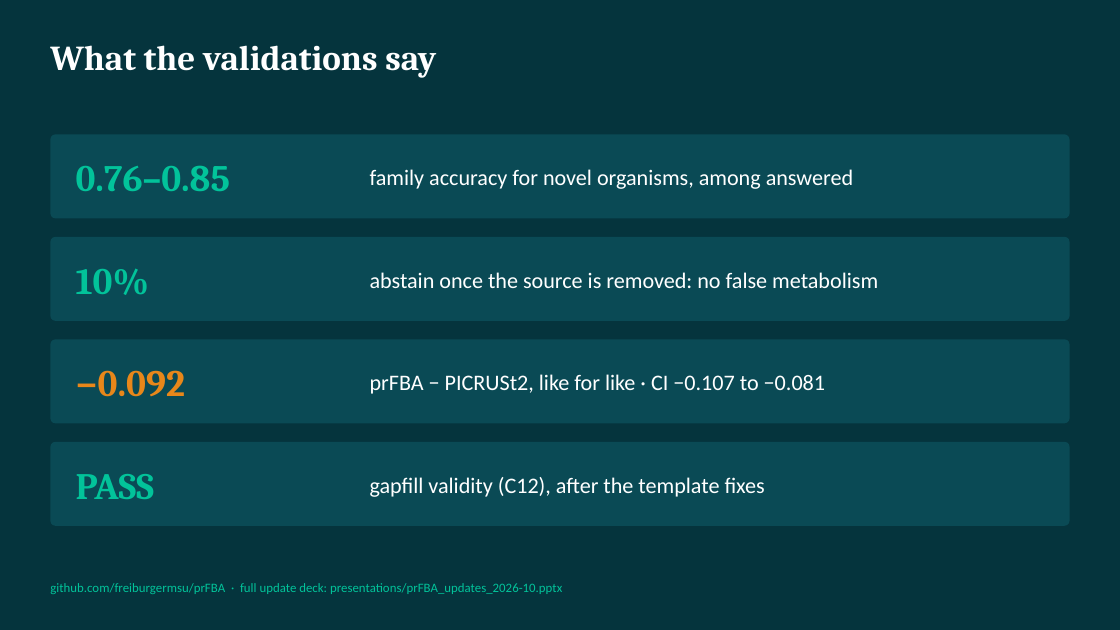
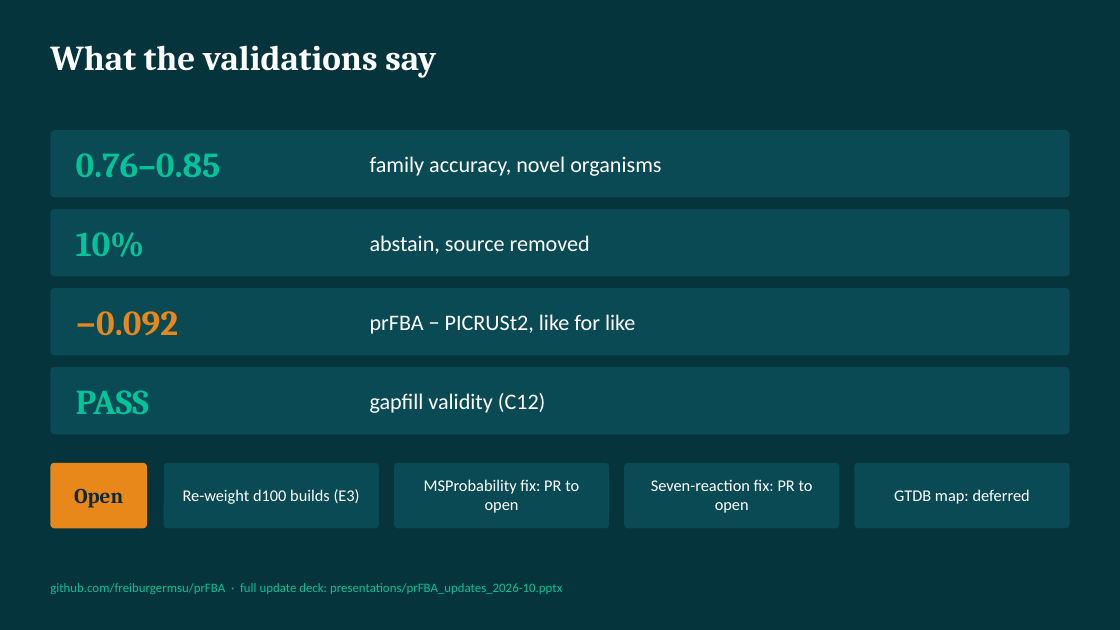
Before and after one commit to freiburgermsu/prFBA, a slide deck: slide 10 of presentations/prFBA_brief_2026-10.pptx (slide 9 before the commit). Drawn at 1120x630 pixels with LibreOffice and Linux fonts; fonts in the diff are those of the drawing. Boxes give left, top, right and bottom in pixels: in the first picture for what was removed or moved away, otherwise in the second. Text is boxed around its words. In the diff, an @@ line names an element or a change of style, - is before the commit and + after.

```diff
--- a/presentations/prFBA_brief_2026-10.pptx
+++ b/presentations/prFBA_brief_2026-10.pptx
@@ rounded rectangle: place and size @@
-rounded rectangle at (50,134,1070,218)
+rounded rectangle at (50,130,1070,197)
@@ text "0.76–0.85": place and size @@
-text "0.76–0.85" at (76,166,230,191)
+text "0.76–0.85" at (76,153,221,177)
@@ text at (370,156,661,176): text changed @@
-family accuracy for novel organisms, among answered
+family accuracy, novel organisms
@@ rounded rectangle: place and size @@
-rounded rectangle at (50,237,1070,321)
+rounded rectangle at (50,209,1070,276)
@@ text "10%": place and size @@
-text "10%" at (76,269,149,295)
+text "10%" at (76,232,145,257)
@@ text at (370,235,590,254): text changed @@
-abstain once the source is removed: no false metabolism
+abstain, source removed
@@ rounded rectangle: place and size @@
-rounded rectangle at (50,442,1070,526)
+rounded rectangle at (50,288,1070,355)
@@ text "−0.092": place and size @@
-text "−0.092" at (76,370,185,397)
+text "−0.092" at (76,311,178,336)
@@ text at (370,314,635,334): text changed @@
-prFBA − PICRUSt2, like for like · CI −0.107 to −0.081
+prFBA − PICRUSt2, like for like
@@ rounded rectangle: place and size @@
-rounded rectangle at (50,339,1070,423)
+rounded rectangle at (50,367,1070,434)
@@ size 32 to 30 pt in 4 elements at (76,153,221,177), (76,232,145,257), (76,311,178,336), (76,390,149,414) @@
@@ text "PASS": place and size @@
-text "PASS" at (76,474,154,499)
+text "PASS" at (76,390,149,414)
@@ text at (370,393,546,413): text changed @@
-gapfill validity (C12), after the template fixes
+gapfill validity (C12)
@@ rounded rectangle added at (50,463,147,528), fill #E8871A, 18 pt, text #10292E, bold @@
+Open
@@ rounded rectangle added at (164,463,379,528), fill #0A4A55, 14 pt, text #FFFFFF @@
+Re-weight d100 builds (E3)
@@ rounded rectangle added at (394,463,609,528), fill #0A4A55, 14 pt, text #FFFFFF @@
+MSProbability fix: PR to open
@@ rounded rectangle added at (624,463,839,528), fill #0A4A55, 14 pt, text #FFFFFF @@
+Seven-reaction fix: PR to open
@@ rounded rectangle added at (854,463,1070,528), fill #0A4A55, 14 pt, text #FFFFFF @@
+GTDB map: deferred
```
Also in this commit, not shown: 1 other slide changed, 1 slide added, 7 other files.
